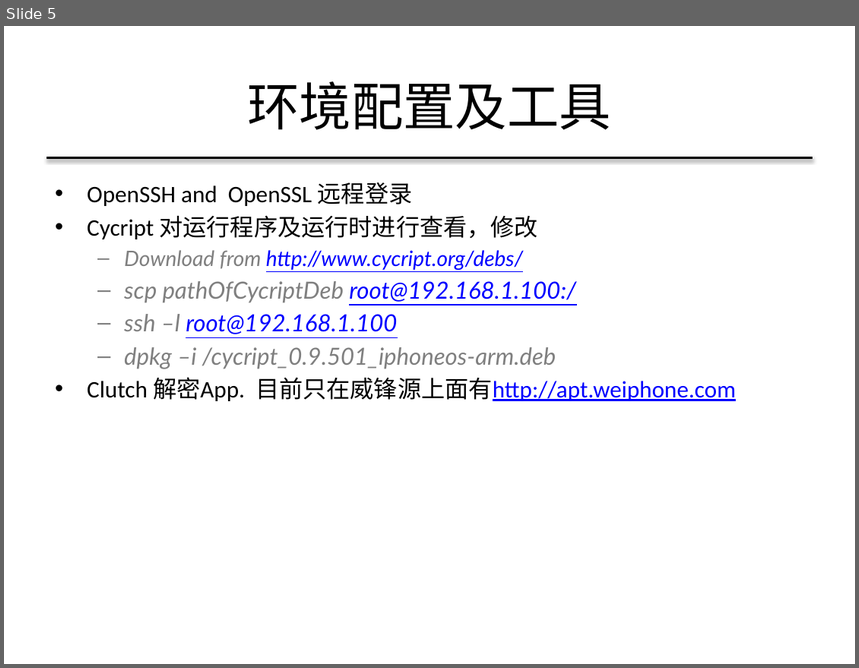
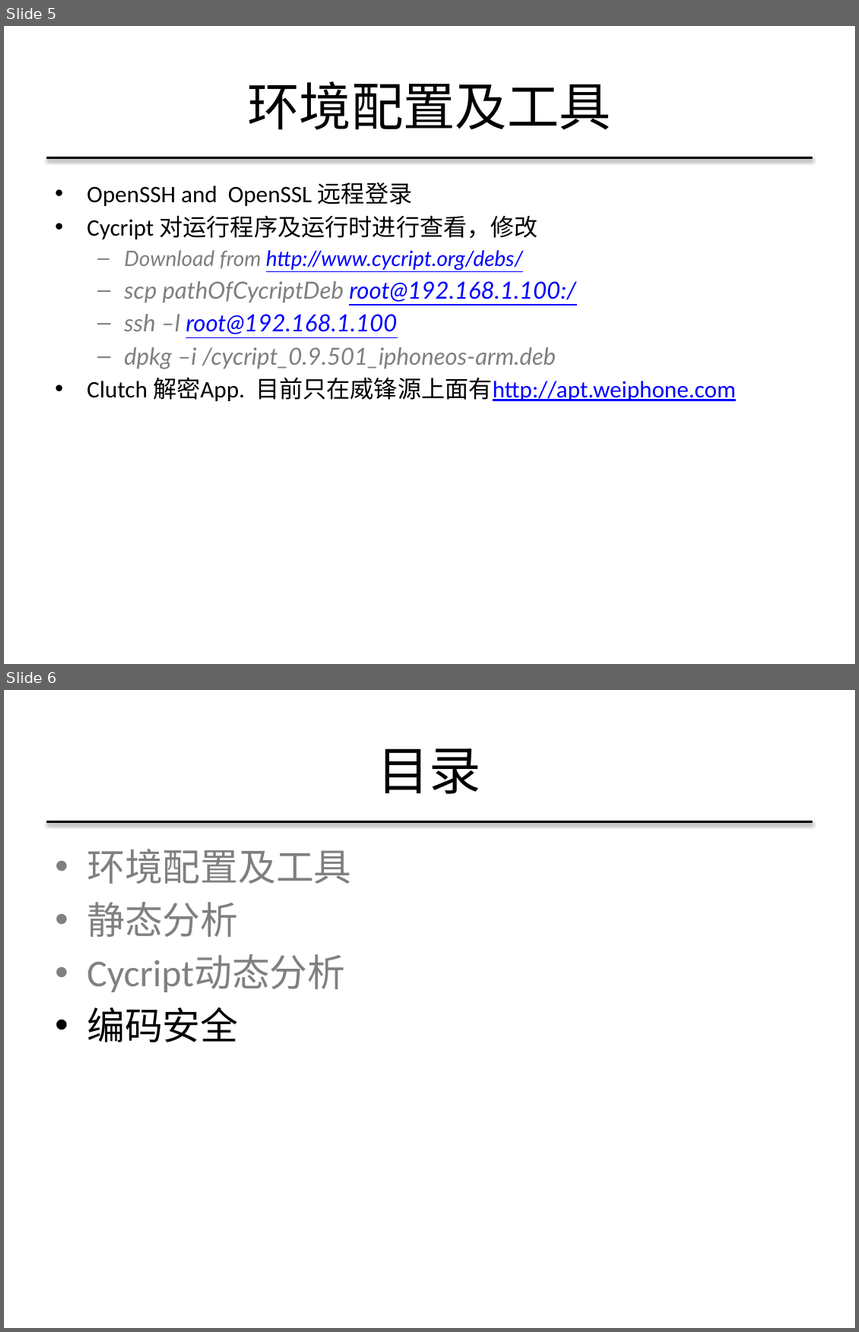
Before and after one commit to csutanyu/iOS-Reverse-Engineering-PPT, a slide deck: iOS逆向工程与安全.pptx. Shown one above the other, each under a label of ours: slide 5 before the commit, slides 5 and 6 after it. The pictures are 859x668 and 859x1332 pixels, drawn with LibreOffice and Linux fonts; fonts in the diff are those of the drawing. Boxes give left, top, right and bottom in pixels: in the first picture for what was removed or moved away, otherwise in the second. Text is boxed around its words. In the diff, an @@ line names an element or a change of style, - is before the commit and + after.

```diff
--- a/iOS逆向工程与安全.pptx
+++ b/iOS逆向工程与安全.pptx
@@ slide 6 added at (4, 690, 855, 1328), background #FFFFFF; not listed: 1 template element that a slide beside it also shows @@
@@ title added at (377, 749, 481, 794), 44 pt, text #000000 @@
+目录
@@ text added at (87, 849, 352, 1043), 32 pt, text #808080 @@
+• 环境配置及工具
+• 静态分析
+• Cycript动态分析
+• 编码安全
```
Also in this commit, not shown: 2 slides changed, 1 other slide added.
